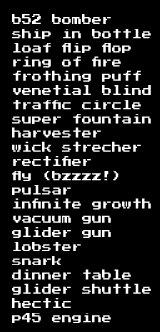
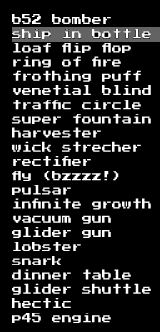
Two versions of the same layered image (160 × 332). Layer-by-layer changes:
painted on "..." over [12,27,160,42]
